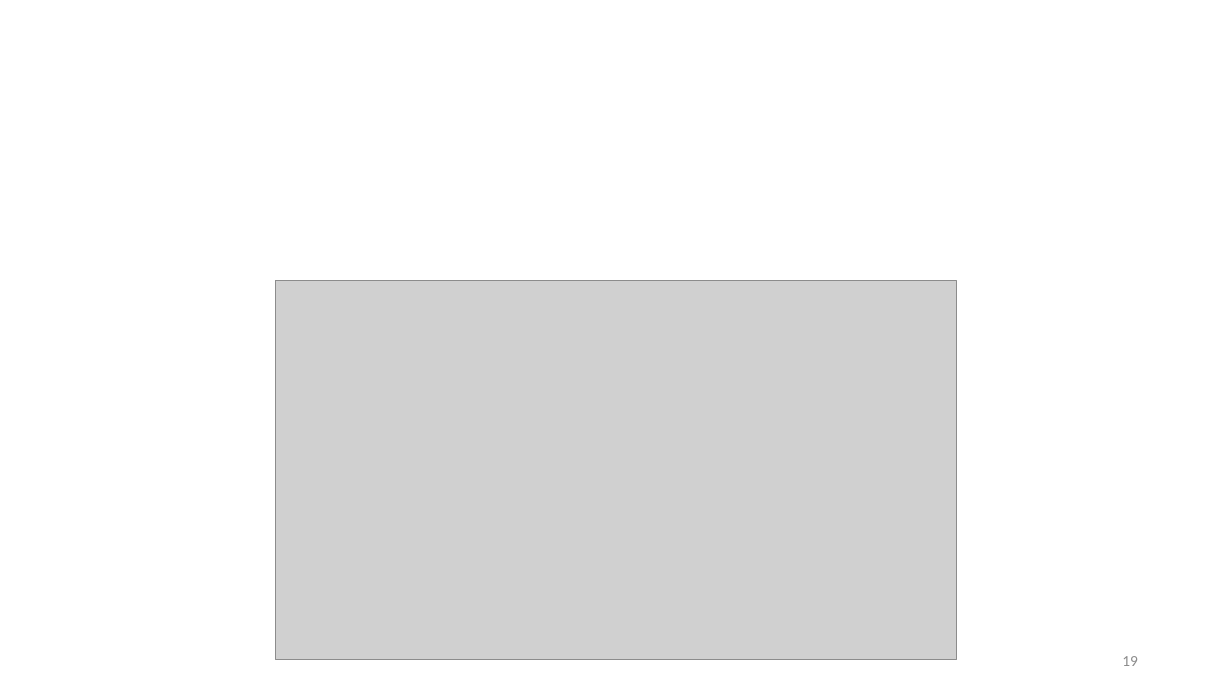
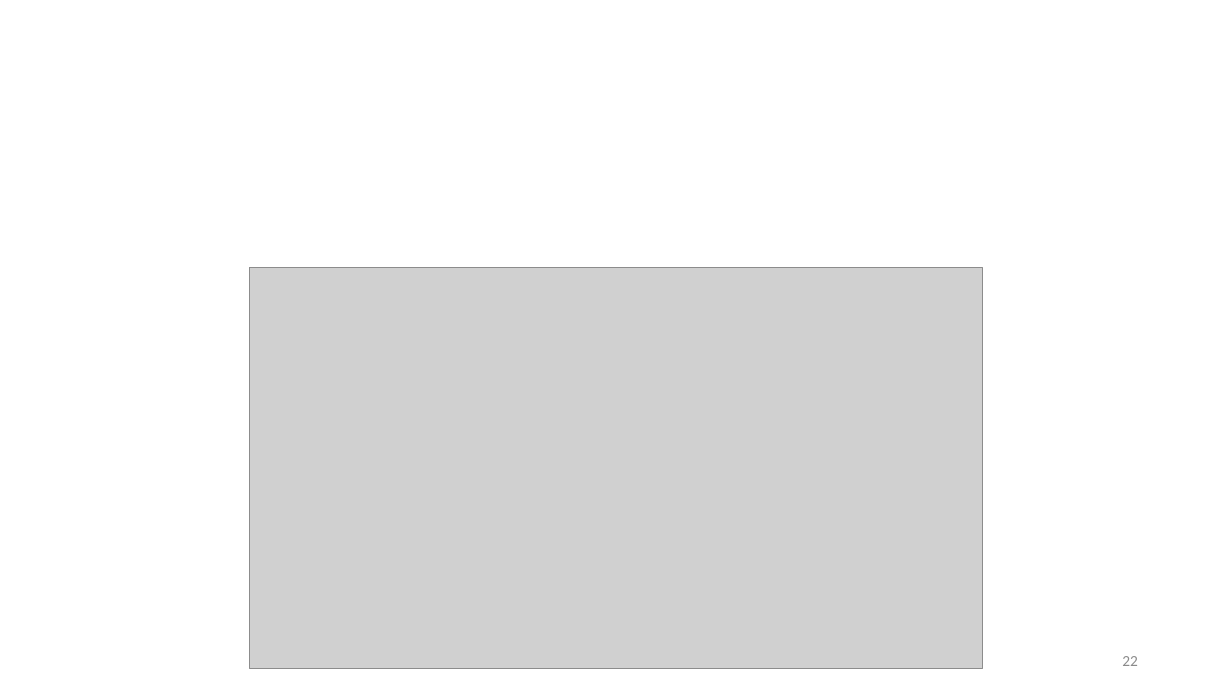
Before and after one commit to VictorAboba/Masters_lec, a slide deck: slide 22 of Lecture_1/neiron_layer_mlp.pptx (slide 19 before the commit). Drawn at 1232x693 pixels with LibreOffice and Linux fonts; fonts in the diff are those of the drawing; grey boxes stand for pictures. Boxes give left, top, right and bottom in pixels: in the first picture for what was removed or moved away, otherwise in the second. Text is boxed around its words. In the diff, an @@ line names an element or a change of style, - is before the commit and + after.

```diff
--- a/Lecture_1/neiron_layer_mlp.pptx
+++ b/Lecture_1/neiron_layer_mlp.pptx
@@ picture: place and size @@
-picture at [275, 281, 957, 660]
+picture at [250, 267, 982, 669]
@@ page number at [1122, 656, 1138, 666]: text changed @@
-19
+22
```
Also in this commit, not shown: 13 other slides changed, 4 slides added, 1 slide removed, 1 other file.
